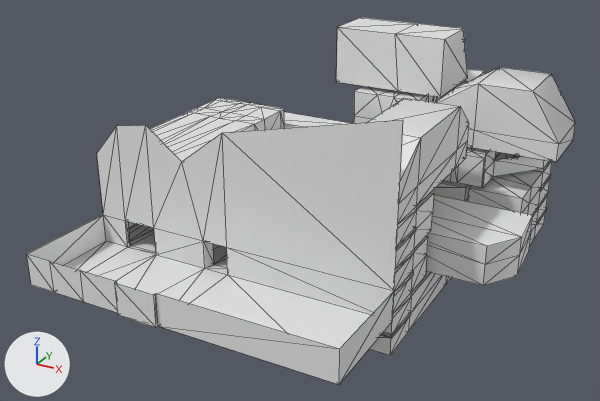
Two versions of the OBJ model src/assets/level.obj, one commit apart.
Rendered twice from a camera (50 mm lens) standing at (140.0, -320.0, 190.0) and looking at (-36.0, 0.0, 30.0). Lighting does not change. The marker at lower left points along +X, +Y and +Z. Mesh edges are drawn as thin lines. Where no turn or scale is listed for an object, it has been applied to the vertices. Vertices at the same position are counted once.

Objects in the first picture: 'level'.
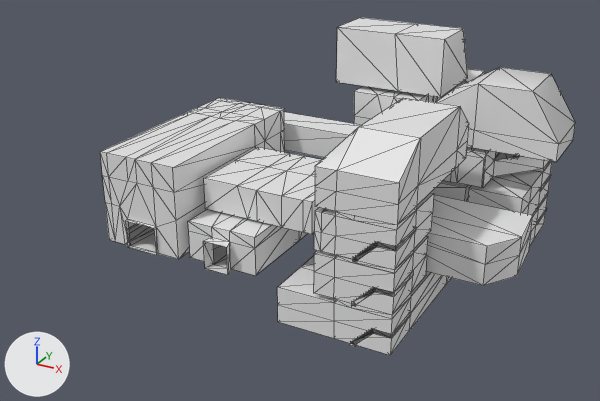
The change, as a diff of the scene's bpy script:
```diff
--- a/src/assets/level.obj.py
+++ b/src/assets/level.obj.py
@@ me_level @@
 # used by ob_level; location = (0.0, 0.0, 0.0)
-me_level.from_pydata(...)  # 1688 vertices, 3399 faces; spans x -104.0..73.0, y -109.0..148.0, z -5.0..99.0
+me_level.from_pydata(...)  # 1649 vertices, 3357 faces; spans x -104.0..73.0, y -61.0..148.0, z -5.0..96.0
+# me_level part 1
+# 43 vertices are removed from x -104.0..39.0, y -109.0..10.0, z 15.0..99.0
+# 120 faces are deleted
+# 1 vertex moves from x 11.0, y 10.0, z 56.0 to x 12.0, y 9.0, z 56.0
+# 4 vertices are added at (10.0, 10.0, 85.0), (13.0, -9.0, 56.0), (19.0, -35.0, 15.0), (18.0, -55.0, 36.0)
+# 78 new faces join them
```

Pixel boxes (x1, y1, x2, y2) of what changed, in the pictures (600 x 401 px):
'level', reshaped (13% narrower, 8% shorter): before (27, 18, 575, 385); after (100, 18, 575, 355)
part 1 of me_level, cut back: before (27, 98, 467, 385); after (277, 98, 467, 321)
